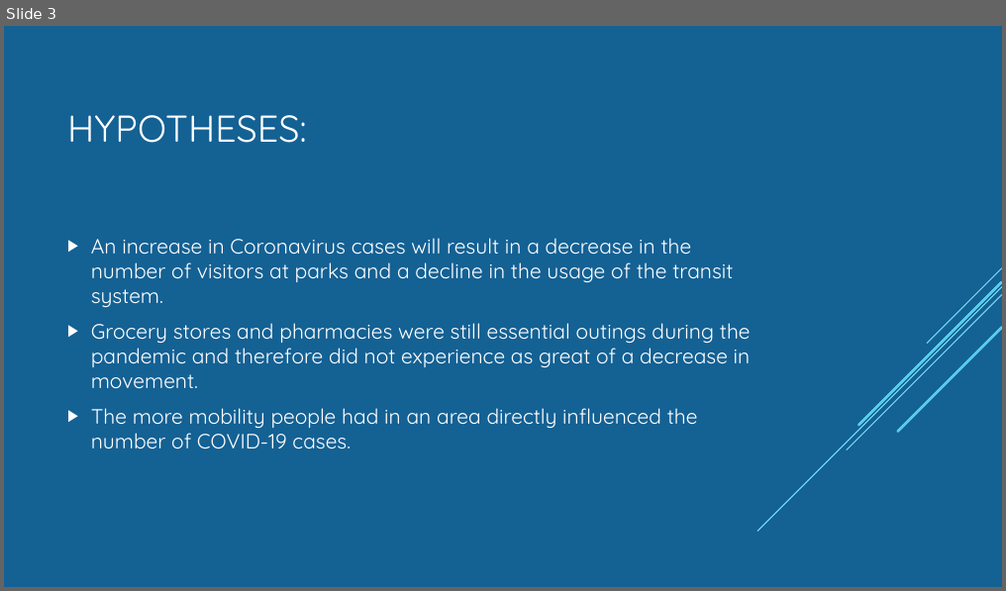
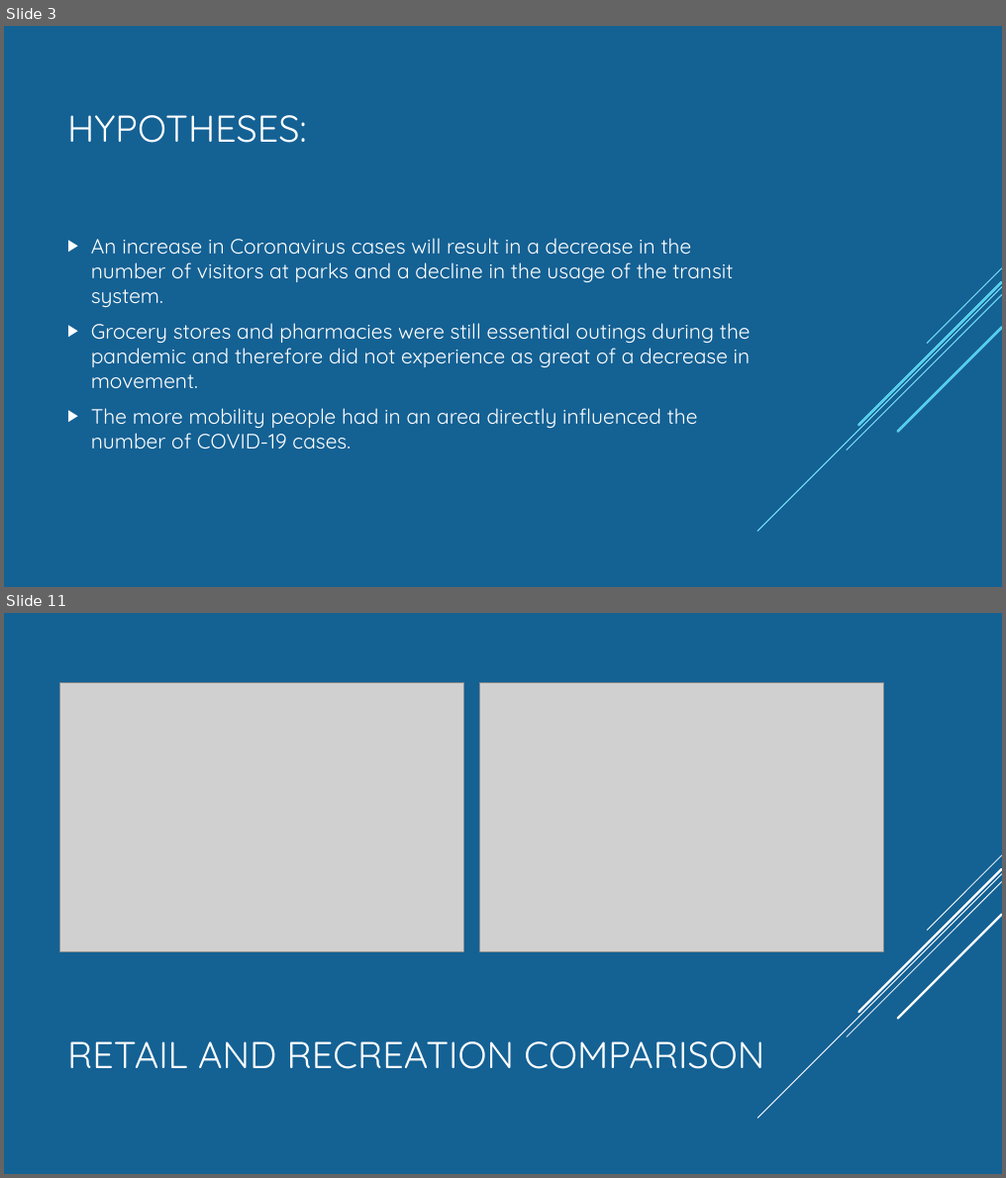
Before and after one commit to Munseaux/Pandemic-Movement, a slide deck: presentation.pptx. Shown one above the other, each under a label of ours: slide 3 before the commit, slides 3 and 11 after it; the slides between them are not shown. The pictures are 1006x591 and 1006x1178 pixels, drawn with LibreOffice and Linux fonts; fonts in the diff are those of the drawing; grey boxes stand for pictures. Boxes give left, top, right and bottom in pixels: in the first picture for what was removed or moved away, otherwise in the second. Text is boxed around its words. In the diff, an @@ line names an element or a change of style, - is before the commit and + after.

```diff
--- a/presentation.pptx
+++ b/presentation.pptx
@@ slide 11 added at [4,613,1002,1174], background #146194; not listed: 5 template elements that a slide beside it also shows @@
@@ picture added at [60,682,464,953] @@
@@ picture added at [479,682,884,953] @@
@@ title added at [67,1042,764,1069], 36 pt, text #FFFFFF @@
+RETAIL AND RECREATION COMPARISON
```
Also in this commit, not shown: 4 slides changed, 9 other slides added, 6 slides removed.
